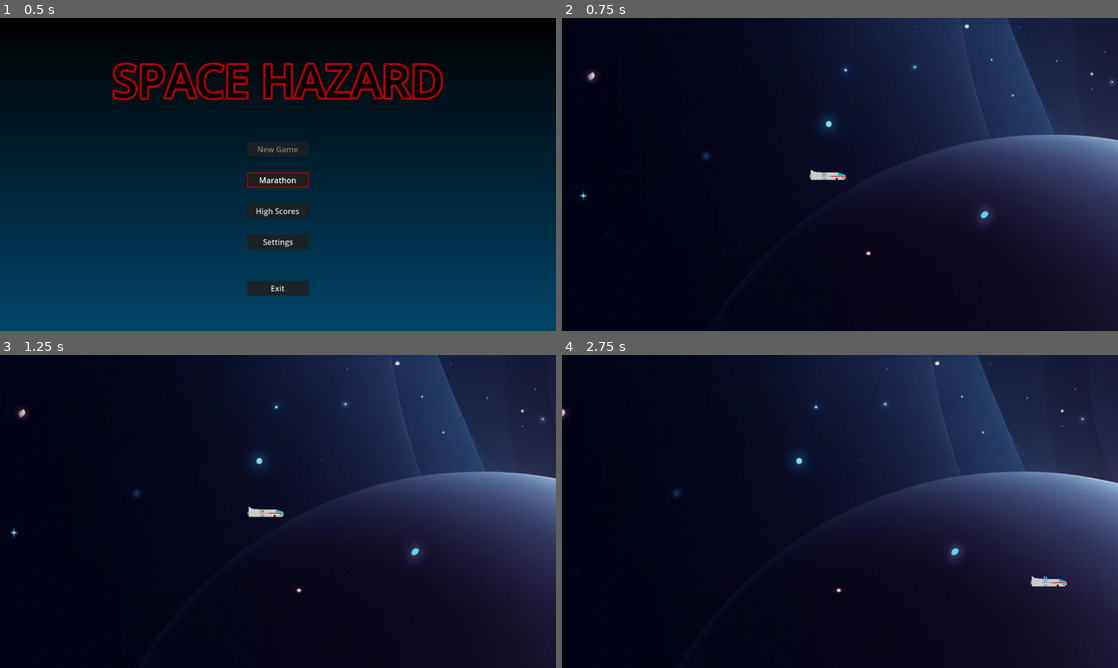
Above: before the commit, frames 1-4 (two rows, left to right).
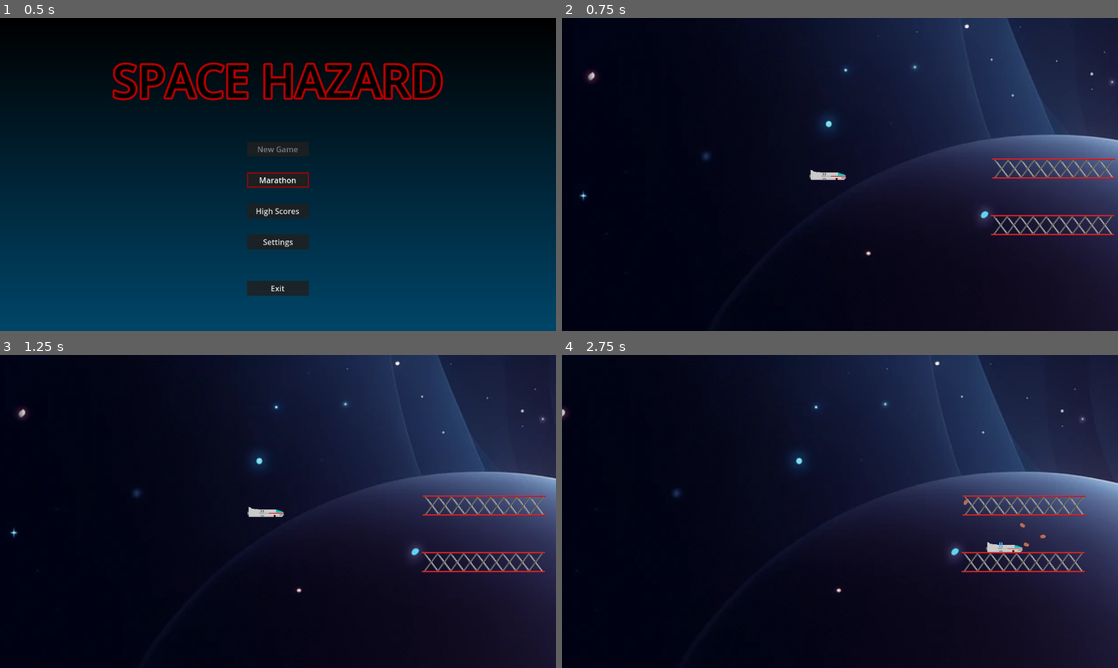
Above: after the commit, the same moments.

Repository: fractalate/space-hazard
Game: Godot game, scene res://main.tscn
The game is run twice, just before and just after one commit, with the same random seed, the same clock (stepped at 60 frames per second) and the same inputs.
Inputs:
- Up to frame 1 (0.5 s): no input
- Up to frame 2 (0.75 s): click "Marathon" at 0.5 s
- Up to frame 3 (1.25 s): no input
- Up to frame 4 (2.75 s): tap Enter (ui_accept) at 1.25, 2.1, 2.27, 2.57 s; hold Right (right) 1.28-2.03 s; hold Enter (ui_accept) 1.28-2.03 s; hold Down (down) from 2.03 s (still down)

Frame 1 is identical in both runs. In frame 2, 1.2% of the frame differs, in the area x 77-100%, y 44-70%; in frame 3, 1.2%; in frame 4, 1.6%, in the area x 71-95%, y 44-74%.

Commit message:
Scaffolding, Rock Triggers, Shooting Rocks

Diff:
--- /dev/null
+++ b/hazards/scaffolding.tscn
@@ -0,0 +1,110 @@
+[gd_scene format=3 uid="uid://dqb856udde4lq"]
+
+[node name="Scaffolding" type="StaticBody2D"]
+collision_layer = 2
+collision_mask = 3
+
+[node name="TopPlate" type="Polygon2D" parent="."]
+color = Color(0.823529, 0.180392, 0.192157, 1)
+polygon = PackedVector2Array(0, 0, 93, 0, 93, 3, 0, 3)
+
+[node name="TopPlateShade" type="Polygon2D" parent="."]
+color = Color(0.690196, 0, 0.0862745, 1)
+polygon = PackedVector2Array(0, 2, 93, 2, 93, 3, 0, 3)
+
+[node name="BottomPlate" type="Polygon2D" parent="."]
+color = Color(0.823529, 0.180392, 0.192157, 1)
+polygon = PackedVector2Array(0, 39, 0, 42, 93, 42, 93, 39)
+
+[node name="BottomPlateShade" type="Polygon2D" parent="."]
+position = Vector2(0, 39)
+color = Color(0.690196, 0, 0.0862745, 1)
+polygon = PackedVector2Array(0, 2, 93, 2, 93, 3, 0, 3)
+
+[node name="CrossbarBack1" type="Polygon2D" parent="."]
+color = Color(0.47451, 0.47451, 0.47451, 1)
+polygon = PackedVector2Array(8, 3, 35, 39, 31, 39, 4, 3)
+
+[node name="CrossbarForward1" type="Polygon2D" parent="."]
+color = Color(0.47451, 0.47451, 0.47451, 1)
+polygon = PackedVector2Array(4, 39, 31, 3, 35, 3, 8, 39)
+
+[node name="CrossbarBackHighlight1" type="Polygon2D" parent="."]
+color = Color(0.686275, 0.686275, 0.686275, 1)
+polygon = PackedVector2Array(11, 7, 33, 36, 32, 37, 9, 7)
+
+[node name="CrossbarForwardShadeA1" type="Polygon2D" parent="."]
+color = Color(0.372549, 0.372549, 0.372549, 1)
+polygon = PackedVector2Array(19.5, 23.54, 18, 21, 15, 25, 17, 27)
+
+[node name="CrossbarForwardShadeB1" type="Polygon2D" parent="."]
+color = Color(0.32549, 0.32549, 0.32549, 1)
+polygon = PackedVector2Array(31, 3, 4, 39, 6, 39, 33, 3)
+
+[node name="CrossbarBackShade1" type="Polygon2D" parent="."]
+color = Color(0.368627, 0.368627, 0.368627, 1)
+polygon = PackedVector2Array(6, 3, 9, 7, 11, 7, 8, 3)
+
+[node name="CrossbarBack2" type="Polygon2D" parent="."]
+position = Vector2(27, 0)
+color = Color(0.47451, 0.47451, 0.47451, 1)
+polygon = PackedVector2Array(8, 3, 35, 39, 31, 39, 4, 3)
+
+[node name="CrossbarForward2" type="Polygon2D" parent="."]
+position = Vector2(27, 0)
+color = Color(0.47451, 0.47451, 0.47451, 1)
+polygon = PackedVector2Array(4, 39, 31, 3, 35, 3, 8, 39)
+
+[node name="CrossbarBackHighlight2" type="Polygon2D" parent="."]
+position = Vector2(27, 0)
+color = Color(0.686275, 0.686275, 0.686275, 1)
+polygon = PackedVector2Array(11, 7, 33, 36, 32, 37, 9, 7)
+
+[node name="CrossbarForwardShadeA2" type="Polygon2D" parent="."]
+position = Vector2(27, 0)
+color = Color(0.372549, 0.372549, 0.372549, 1)
+polygon = PackedVector2Array(19.5, 23.54, 18, 21, 15, 25, 17, 27)
+
+[node name="CrossbarForwardShadeB2" type="Polygon2D" parent="."]
+position = Vector2(27, 0)
+color = Color(0.32549, 0.32549, 0.32549, 1)
+polygon = PackedVector2Array(31, 3, 4, 39, 6, 39, 33, 3)
+
+[node name="CrossbarBackShade2" type="Polygon2D" parent="."]
+position = Vector2(27, 0)
+color = Color(0.368627, 0.368627, 0.368627, 1)
+polygon = PackedVector2Array(6, 3, 9, 7, 11, 7, 8, 3)
+
+[node name="CrossbarBack3" type="Polygon2D" parent="."]
+position = Vector2(54, 0)
+color = Color(0.47451, 0.47451, 0.47451, 1)
+polygon = PackedVector2Array(8, 3, 35, 39, 31, 39, 4, 3)
+
+[node name="CrossbarForward3" type="Polygon2D" parent="."]
+position = Vector2(54, 0)
+color = Color(0.47451, 0.47451, 0.47451, 1)
+polygon = PackedVector2Array(4, 39, 31, 3, 35, 3, 8, 39)
+
+[node name="CrossbarBackHighlight3" type="Polygon2D" parent="."]
+position = Vector2(54, 0)
+color = Color(0.686275, 0.686275, 0.686275, 1)
+polygon = PackedVector2Array(11, 7, 35, 39, 33, 39, 9, 7)
+
+[node name="CrossbarForwardShadeA3" type="Polygon2D" parent="."]
+position = Vector2(54, 0)
+color = Color(0.372549, 0.372549, 0.372549, 1)
+polygon = PackedVector2Array(19.5, 23.54, 18, 21, 15, 25, 17, 27)
+
+[node name="CrossbarForwardShadeB3" type="Polygon2D" parent="."]
+position = Vector2(54, 0)
+color = Color(0.32549, 0.32549, 0.32549, 1)
+polygon = PackedVector2Array(31, 3, 4, 39, 6, 39, 33, 3)
+
+[node name="CrossbarBackShade3" type="Polygon2D" parent="."]
+position = Vector2(54, 0)
+color = Color(0.368627, 0.368627, 0.368627, 1)
+polygon = PackedVector2Array(6, 3, 9, 7, 11, 7, 8, 3)
+
+[node name="CollisionPolygon2D" type="CollisionPolygon2D" parent="."]
+visible = false
+polygon = PackedVector2Array(0, 0, 0, 3, 4, 3, 17, 21, 4, 39, 0, 39, 0, 42, 93, 42, 93, 39, 89, 39, 76, 21, 89, 3, 93, 3, 93, 0)
--- a/levels/level_demo/level_demo.gd
+++ b/levels/level_demo/level_demo.gd
@@ -1,17 +1,37 @@
 extends Node2D
 
 var Rock = load('res://hazards/rock.tscn')
+var Dust = load('res://hazards/dust.tscn')
 
 var viewport_width_initial = ProjectSettings.get_setting("display/window/size/viewport_width")
 var viewport_height_initial = ProjectSettings.get_setting("display/window/size/viewport_height")
+var ship: PlayerShip = null
 
 func _ready():
 	$AnimationPlayer.play('level_panning')
 
-func spawn_rock():
-	var vp = Vector2(viewport_width_initial, viewport_height_initial)
+func set_ship(new_ship: PlayerShip):
+	ship = new_ship
+
+func spawn_rock_at(position: Vector2, velocity: Vector2):
 	var rock = Rock.instantiate()
-	# TODO: Spawn on top, bottom, left, or right edges instead of just right.
-	rock.linear_velocity = Vector2(-randi_range(300, 600), 0).rotated(randf_range(deg_to_rad(-10), deg_to_rad(10)))
-	rock.position = Vector2(vp.x - 1, randi_range(0, vp.y - 1))
+	rock.linear_velocity = velocity
+	rock.position = position
 	add_child(rock)
+
+func spawn_dust_at(position: Vector2, velocity: Vector2):
+	var rock = Dust.instantiate()
+	rock.linear_velocity = velocity
+	rock.position = position
+	add_child(rock)
+
+func _process(delta):
+	if Input.is_action_just_pressed('ui_accept'):
+		var pos = ship.position + Vector2(25, 5)
+		var vel = ship.linear_velocity + Vector2(200, 0)
+		spawn_rock_at(pos, vel)
+
+	#if Input.is_action_pressed('ui_accept'):
+		#var pos = ship.position + Vector2(25, 5)
+		#var vel = ship.linear_velocity + Vector2(200, 0)
+		#spawn_dust_at(pos, vel)
--- a/levels/level_demo/level_demo.tscn
+++ b/levels/level_demo/level_demo.tscn
@@ -1,7 +1,9 @@
-[gd_scene load_steps=5 format=3 uid="uid://btgpptrjayqun"]
+[gd_scene load_steps=7 format=3 uid="uid://btgpptrjayqun"]
 
 [ext_resource type="Script" path="res://levels/level_demo/level_demo.gd" id="1_1keww"]
 [ext_resource type="Texture2D" uid="uid://cvr68gm76rqk2" path="res://levels/level_demo/backdrop.png" id="1_8oyqd"]
+[ext_resource type="PackedScene" uid="uid://dqb856udde4lq" path="res://hazards/scaffolding.tscn" id="3_3u4qt"]
+[ext_resource type="PackedScene" uid="uid://cmilplvhl6n1a" path="res://triggers/rock_trigger.tscn" id="4_5gy5o"]
 
 [sub_resource type="Animation" id="Animation_g6n6b"]
 resource_name = "level_panning"
@@ -21,19 +23,13 @@
 tracks/1/type = "method"
 tracks/1/imported = false
 tracks/1/enabled = true
-tracks/1/path = NodePath(".")
+tracks/1/path = NodePath("LevelAnchor/RockTrigger")
 tracks/1/interp = 1
 tracks/1/loop_wrap = true
 tracks/1/keys = {
-"times": PackedFloat32Array(4.4, 4.6, 4.7, 4.9),
-"transitions": PackedFloat32Array(1, 1, 1, 1),
+"times": PackedFloat32Array(3.2, 4.7),
+"transitions": PackedFloat32Array(1, 1),
 "values": [{
-"args": [],
-"method": &"spawn_rock"
-}, {
-"args": [],
-"method": &"spawn_rock"
-}, {
 "args": [],
 "method": &"spawn_rock"
 }, {
@@ -56,9 +52,30 @@
 }
 
 [node name="LevelAnchor" type="Node2D" parent="."]
-position = Vector2(-150.267, 0)
 
 [node name="Backdrop" type="TextureRect" parent="LevelAnchor"]
 offset_right = 3328.0
 offset_bottom = 1902.0
 texture = ExtResource("1_8oyqd")
+
+[node name="Scaffolding" parent="LevelAnchor" instance=ExtResource("3_3u4qt")]
+position = Vector2(894.267, 408)
+
+[node name="Scaffolding2" parent="LevelAnchor" instance=ExtResource("3_3u4qt")]
+position = Vector2(896.267, 291)
+
+[node name="Scaffolding3" parent="LevelAnchor" instance=ExtResource("3_3u4qt")]
+position = Vector2(975.267, 408)
+
+[node name="Scaffolding4" parent="LevelAnchor" instance=ExtResource("3_3u4qt")]
+position = Vector2(977.267, 291)
+
+[node name="Scaffolding5" parent="LevelAnchor" instance=ExtResource("3_3u4qt")]
+position = Vector2(1056.27, 408)
+
+[node name="Scaffolding6" parent="LevelAnchor" instance=ExtResource("3_3u4qt")]
+position = Vector2(1058.27, 291)
+
+[node name="RockTrigger" parent="LevelAnchor" instance=ExtResource("4_5gy5o")]
+position = Vector2(1214.2, 300)
+rotation = -0.817398
--- a/main.gd
+++ b/main.gd
@@ -17,9 +17,11 @@
 	add_child(playerShip)
 
 func start_level_demo():
-	add_child(LevelDemo.instantiate())
+	var level = LevelDemo.instantiate()
 	var playerShip = PlayerShip.instantiate()
 	playerShip.position = Vector2(viewport_width_initial, viewport_height_initial) / 2
+	level.set_ship(playerShip)
+	add_child(level)
 	add_child(playerShip)
 
 func set_main_menu_visible(visible: bool):
--- a/ship/player_ship.gd
+++ b/ship/player_ship.gd
@@ -1,15 +1,21 @@
-extends Node2D
+extends RigidBody2D
 
-@onready var Ship = $RigidBody2D
-@onready var RearThrusterFlame = $RigidBody2D/RearThruster/Flame
-@onready var FrontThrusterFlame = $RigidBody2D/FrontThruster/Flame
-@onready var TopThruster1Flame = $RigidBody2D/TopThruster1/Flame
-@onready var TopThruster2Flame = $RigidBody2D/TopThruster2/Flame
-@onready var BottomThrusterFlame = $RigidBody2D/BottomThruster/Flame
-@onready var BottomLightLight = $RigidBody2D/BottomLight/Light
+class_name PlayerShip
 
+@onready var RearThrusterFlame = $RearThruster/Flame
+@onready var FrontThrusterFlame = $FrontThruster/Flame
+@onready var TopThruster1Flame = $TopThruster1/Flame
+@onready var TopThruster2Flame = $TopThruster2/Flame
+@onready var BottomThrusterFlame = $BottomThruster/Flame
+@onready var BottomLightLight = $BottomLight/Light
+
+# pixels per second per second
+const THRUST_ACCELERATION = 300
 const BOTTOM_LIGHT_CYCLE_TIME: float = 2.0
+
 var bottom_light_time_passed: float = 0.0
+var t0 = Time.get_ticks_usec()
+var t1 = Time.get_ticks_usec()
 
 func _ready():
 	RearThrusterFlame.visible = false
@@ -36,3 +42,15 @@
 		or
 		bottom_light_time_passed >= .7 * BOTTOM_LIGHT_CYCLE_TIME and bottom_light_time_passed <= .8 * BOTTOM_LIGHT_CYCLE_TIME
 	)
+
+func _integrate_forces(state):
+	var thrust = Input.get_vector('left', 'right', 'up', 'down')
+	t1 = Time.get_ticks_usec()
+	var delta = (t1 - t0) / 1e6
+	t0 = t1
+	linear_velocity += thrust * THRUST_ACCELERATION * delta
+
+func _physics_process(delta):
+	rotation = 0 # Don't rotate.
+
+	move_and_collide(linear_velocity * delta)
--- a/ship/player_ship.tscn
+++ b/ship/player_ship.tscn
@@ -1,93 +1,89 @@
-[gd_scene load_steps=3 format=3 uid="uid://4uwevmfeg3t2"]
+[gd_scene load_steps=2 format=3 uid="uid://4uwevmfeg3t2"]
 
 [ext_resource type="Script" path="res://ship/player_ship.gd" id="1_kcjee"]
-[ext_resource type="Script" path="res://ship/rigid_body_2d.gd" id="2_gui1u"]
 
-[node name="PlayerShip" type="Node2D"]
+[node name="RigidBody2D" type="RigidBody2D"]
+collision_mask = 2
+mass = 70000.0
 script = ExtResource("1_kcjee")
 
-[node name="RigidBody2D" type="RigidBody2D" parent="."]
-collision_mask = 2
-mass = 70000.0
-script = ExtResource("2_gui1u")
-
-[node name="Body" type="Polygon2D" parent="RigidBody2D"]
+[node name="Body" type="Polygon2D" parent="."]
 color = Color(0.792157, 0.792157, 0.792157, 1)
 polygon = PackedVector2Array(-61, -10, -58, -9, -54, -6, -37, -4, -4, -4, 9, 0, 12, 2, 12, 8, 8, 11, -59, 11, -61, 9)
 
-[node name="Window" type="Polygon2D" parent="RigidBody2D"]
+[node name="Window" type="Polygon2D" parent="."]
 color = Color(0, 0.729412, 0.729412, 1)
 polygon = PackedVector2Array(-4, -4, -4, 2, 12, 2, 9, 0)
 
-[node name="RearThruster" type="Polygon2D" parent="RigidBody2D"]
+[node name="RearThruster" type="Polygon2D" parent="."]
 position = Vector2(-31, -37)
 color = Color(0.494118, 0.494118, 0.494118, 1)
 polygon = PackedVector2Array(-32, 36, -32, 45, -30, 43, -30, 38)
 
-[node name="Flame" type="Polygon2D" parent="RigidBody2D/RearThruster"]
+[node name="Flame" type="Polygon2D" parent="RearThruster"]
 position = Vector2(2, -2)
 color = Color(0.278431, 0.741176, 1, 0.87451)
 polygon = PackedVector2Array(-34, 39, -36, 38, -39, 39, -38, 40, -39, 41, -40, 42.5, -39, 44, -38, 45, -39, 46, -36, 47, -34, 46)
 
-[node name="FrontThruster" type="Polygon2D" parent="RigidBody2D"]
+[node name="FrontThruster" type="Polygon2D" parent="."]
 position = Vector2(-27, -52)
 color = Color(0.494118, 0.494118, 0.494118, 1)
 polygon = PackedVector2Array(30, 58, 38, 58, 37, 60, 30, 60)
 
-[node name="Flame" type="Polygon2D" parent="RigidBody2D/FrontThruster"]
+[node name="Flame" type="Polygon2D" parent="FrontThruster"]
 position = Vector2(-12, 0)
 color = Color(0.278431, 0.741176, 1, 0.87451)
 polygon = PackedVector2Array(45, 58, 44, 60, 54, 60, 55, 59, 54, 58)
 
-[node name="TopThruster1" type="Polygon2D" parent="RigidBody2D"]
+[node name="TopThruster1" type="Polygon2D" parent="."]
 position = Vector2(-2, 13)
 color = Color(0.494118, 0.494118, 0.494118, 1)
 polygon = PackedVector2Array(-34, -16, -31, -16, -31, -12, -34, -12)
 
-[node name="Flame" type="Polygon2D" parent="RigidBody2D/TopThruster1"]
+[node name="Flame" type="Polygon2D" parent="TopThruster1"]
 position = Vector2(-81, -82)
 color = Color(0.278431, 0.741176, 1, 0.87451)
 polygon = PackedVector2Array(47, 69, 50, 69, 50, 61, 48.5, 59, 47, 61)
 
-[node name="TopThruster2" type="Polygon2D" parent="RigidBody2D"]
+[node name="TopThruster2" type="Polygon2D" parent="."]
 position = Vector2(2, 13)
 color = Color(0.494118, 0.494118, 0.494118, 1)
 polygon = PackedVector2Array(-34, -16, -31, -16, -31, -12, -34, -12)
 
-[node name="Flame" type="Polygon2D" parent="RigidBody2D/TopThruster2"]
+[node name="Flame" type="Polygon2D" parent="TopThruster2"]
 position = Vector2(-81, -82)
 color = Color(0.278431, 0.741176, 1, 0.87451)
 polygon = PackedVector2Array(47, 69, 50, 69, 50, 61, 48.5, 59, 47, 61)
 
-[node name="BottomThruster" type="Polygon2D" parent="RigidBody2D"]
+[node name="BottomThruster" type="Polygon2D" parent="."]
 position = Vector2(0, -1)
 color = Color(0.498039, 0.498039, 0.498039, 1)
 polygon = PackedVector2Array(-36, 9, -29, 9, -29, 11, -36, 11)
 
-[node name="Flame" type="Polygon2D" parent="RigidBody2D/BottomThruster"]
+[node name="Flame" type="Polygon2D" parent="BottomThruster"]
 position = Vector2(-80, -36)
 color = Color(0.278431, 0.741176, 1, 0.87451)
 polygon = PackedVector2Array(44, 46, 44, 50, 47.5, 52, 51, 50, 51, 46)
 
-[node name="BottomLight" type="Polygon2D" parent="RigidBody2D"]
+[node name="BottomLight" type="Polygon2D" parent="."]
 position = Vector2(2, -10)
 color = Color(0.305882, 0, 0, 1)
 polygon = PackedVector2Array(-11, 17, -11, 21, -7, 21, -7, 17)
 
-[node name="Light" type="Polygon2D" parent="RigidBody2D/BottomLight"]
+[node name="Light" type="Polygon2D" parent="BottomLight"]
 color = Color(1, 0.462745, 0.462745, 1)
 polygon = PackedVector2Array(-11, 17, -11, 21, -7, 21, -7, 17)
 
-[node name="PinStripe" type="Polygon2D" parent="RigidBody2D"]
+[node name="PinStripe" type="Polygon2D" parent="."]
 position = Vector2(-2, -19)
 color = Color(0.8, 0, 0, 1)
 polygon = PackedVector2Array(14, 22, -17, 22, -17, 23, 14, 23)
 
-[node name="Wing" type="Polygon2D" parent="RigidBody2D"]
+[node name="Wing" type="Polygon2D" parent="."]
 position = Vector2(5, -17)
 color = Color(0.654902, 0.654902, 0.654902, 1)
 polygon = PackedVector2Array(-24, 20, -44, 19, -44, 22, -24, 21)
 
-[node name="CollisionPolygon2D" type="CollisionPolygon2D" parent="RigidBody2D"]
+[node name="CollisionPolygon2D" type="CollisionPolygon2D" parent="."]
 visible = false
 polygon = PackedVector2Array(-59, 11, -61, 9, -61, 6, -63, 8, -63, -1, -61, 1, -61, -10, -58, -9, -54, -6, -37, -4, -4, -4, 9, 0, 12, 2, 12, 8, 8, 11)
--- a/ship/rigid_body_2d.gd
+++ /dev/null
@@ -1,19 +0,0 @@
-extends RigidBody2D
-
-# pixels per second per second
-const THRUST_ACCELERATION = 300
-
-var t0 = Time.get_ticks_usec()
-var t1 = Time.get_ticks_usec()
-
-func _integrate_forces(state):
-	var thrust = Input.get_vector('left', 'right', 'up', 'down')
-	t1 = Time.get_ticks_usec()
-	var delta = (t1 - t0) / 1e6
-	t0 = t1
-	linear_velocity += thrust * THRUST_ACCELERATION * delta
-
-func _physics_process(delta):
-	rotation = 0 # Don't rotate.
-
-	move_and_collide(linear_velocity * delta)
--- /dev/null
+++ b/triggers/rock_trigger.gd
@@ -0,0 +1,16 @@
+extends Node2D
+
+var Rock = load('res://hazards/rock.tscn')
+@onready var InnerNode = $Node2D
+
+func _ready():
+	InnerNode.visible = false
+
+func spawn_rock():
+	var rock = Rock.instantiate()
+	rock.linear_velocity = Vector2(
+		-randi_range(300, 600),
+		0
+	).rotated(rotation)
+	rock.linear_velocity
+	add_child(rock)
--- /dev/null
+++ b/triggers/rock_trigger.tscn
@@ -0,0 +1,23 @@
+[gd_scene load_steps=2 format=3 uid="uid://cmilplvhl6n1a"]
+
+[ext_resource type="Script" path="res://triggers/rock_trigger.gd" id="1_wqvap"]
+
+[node name="RockTrigger" type="Node2D"]
+position = Vector2(585, 221)
+script = ExtResource("1_wqvap")
+
+[node name="Node2D" type="Node2D" parent="."]
+
+[node name="Polygon2D" type="Polygon2D" parent="Node2D"]
+scale = Vector2(10, 10)
+color = Color(0.415686, 0.223529, 0.180392, 1)
+polygon = PackedVector2Array(-4, -3, 1, -4, 4, -2, 6, 0, 5, 2, 3, 5, 0, 4, -5, 4, -7, -1)
+
+[node name="Polygon2D2" type="Polygon2D" parent="Node2D"]
+position = Vector2(8.66665, -9.13581)
+scale = Vector2(8.66667, 7.82716)
+color = Color(0.717647, 0.431373, 0.364706, 1)
+polygon = PackedVector2Array(-4, -3, 1, -4, 4, -2, 6, 0, 5, 2, 3, 5, 0, 4, -5, 4, -7, -1)
+
+[node name="Polygon2D3" type="Polygon2D" parent="Node2D"]
+polygon = PackedVector2Array(-15, 0, 1, -19, 1, -6, 33, -7, 31, 2, 1, 4, -1, 16)
